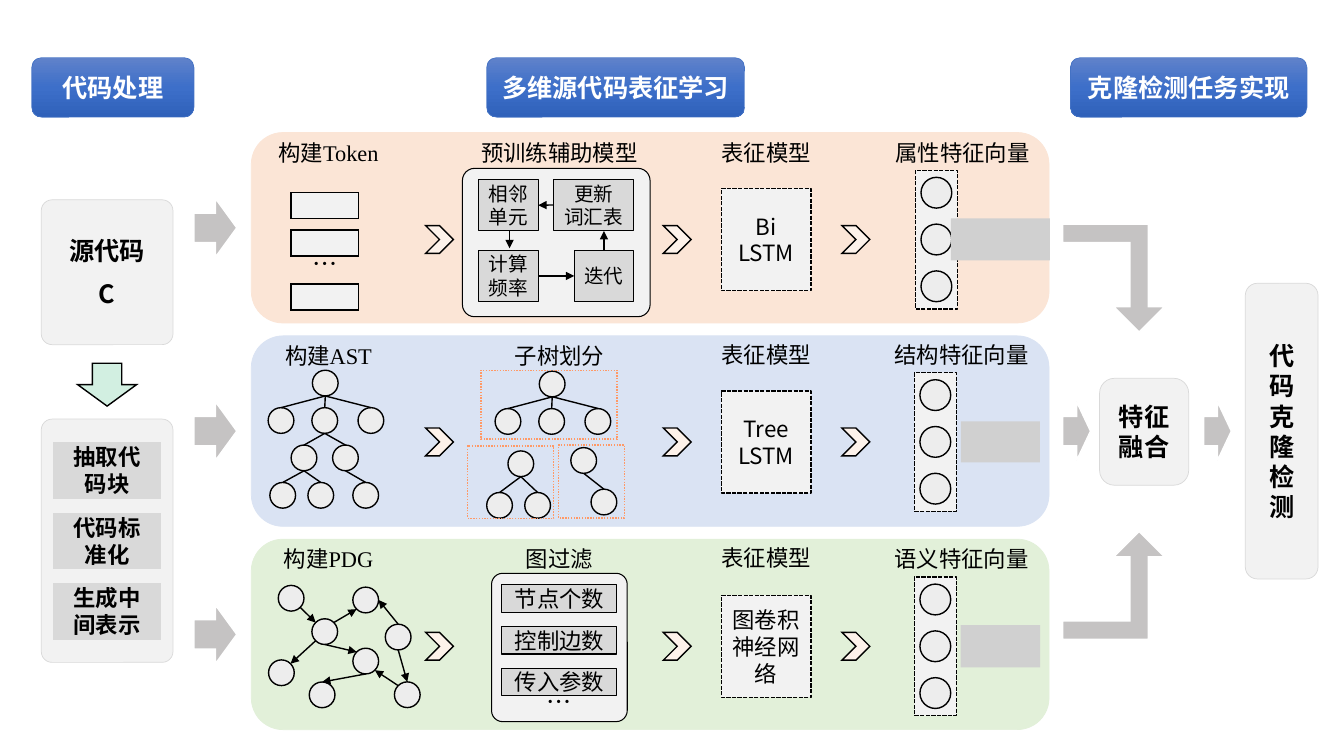
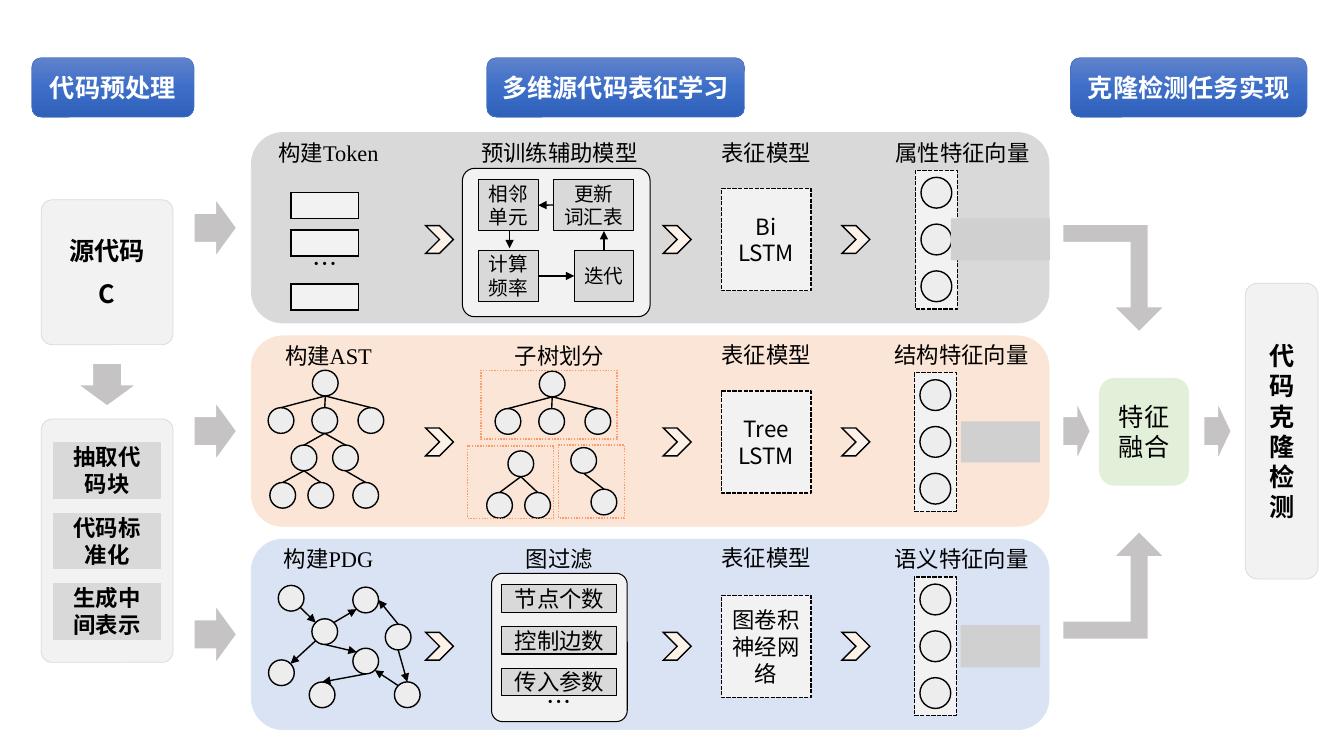
Before and after one commit to Wangdan-code/New_Graduation_Thesis, a slide deck: slide 6 of graduate-thesis/figures/ppt.pptx (slide 5 before the commit). Drawn at 1344x756 pixels with LibreOffice and Linux fonts; fonts in the diff are those of the drawing; grey boxes stand for pictures. Boxes give left, top, right and bottom in pixels: in the first picture for what was removed or moved away, otherwise in the second. Text is boxed around its words. In the diff, an @@ line names an element or a change of style, - is before the commit and + after.

```diff
--- a/graduate-thesis/figures/ppt.pptx
+++ b/graduate-thesis/figures/ppt.pptx
@@ text in rounded rectangle at (50, 75, 176, 99): text changed @@
-代码处理
+代码预处理
@@ rounded rectangle at (251, 133, 1049, 324): fill #FBE5D6 to #D9D9D9; outline #FBE5D6 0.5 pt to #D9D9D9 0.5 pt @@
@@ rounded rectangle at (251, 336, 1049, 526): fill #DAE3F3 to #FBE5D6; outline #DAE3F3 0.5 pt to #FBE5D6 0.5 pt @@
@@ down arrow at (78, 363, 136, 405): fill #A7E1C5 at 50% opacity to #C5C3C3; outline #000000 1 pt to #FFFFFF 1 pt @@
@@ rounded rectangle "特征" at (1100, 378, 1189, 485): bold off; alignment centre to left; fill #F2F2F2 to #E2F0D9; outline #D9D9D9 0.5 pt to #E2F0D9 0.5 pt @@
@@ rounded rectangle at (251, 539, 1049, 730): fill #E2F0D9 to #DAE3F3; outline #E2F0D9 0.5 pt to #DAE3F3 0.5 pt @@
```
Also in this commit, not shown: 7 other files.
